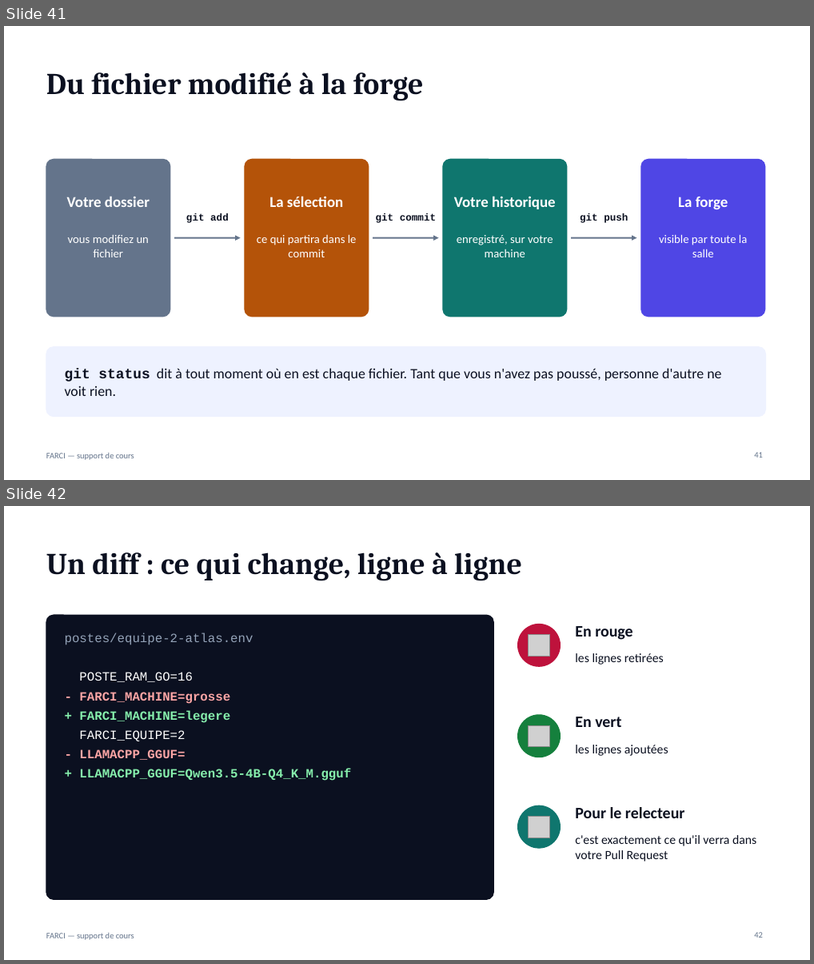
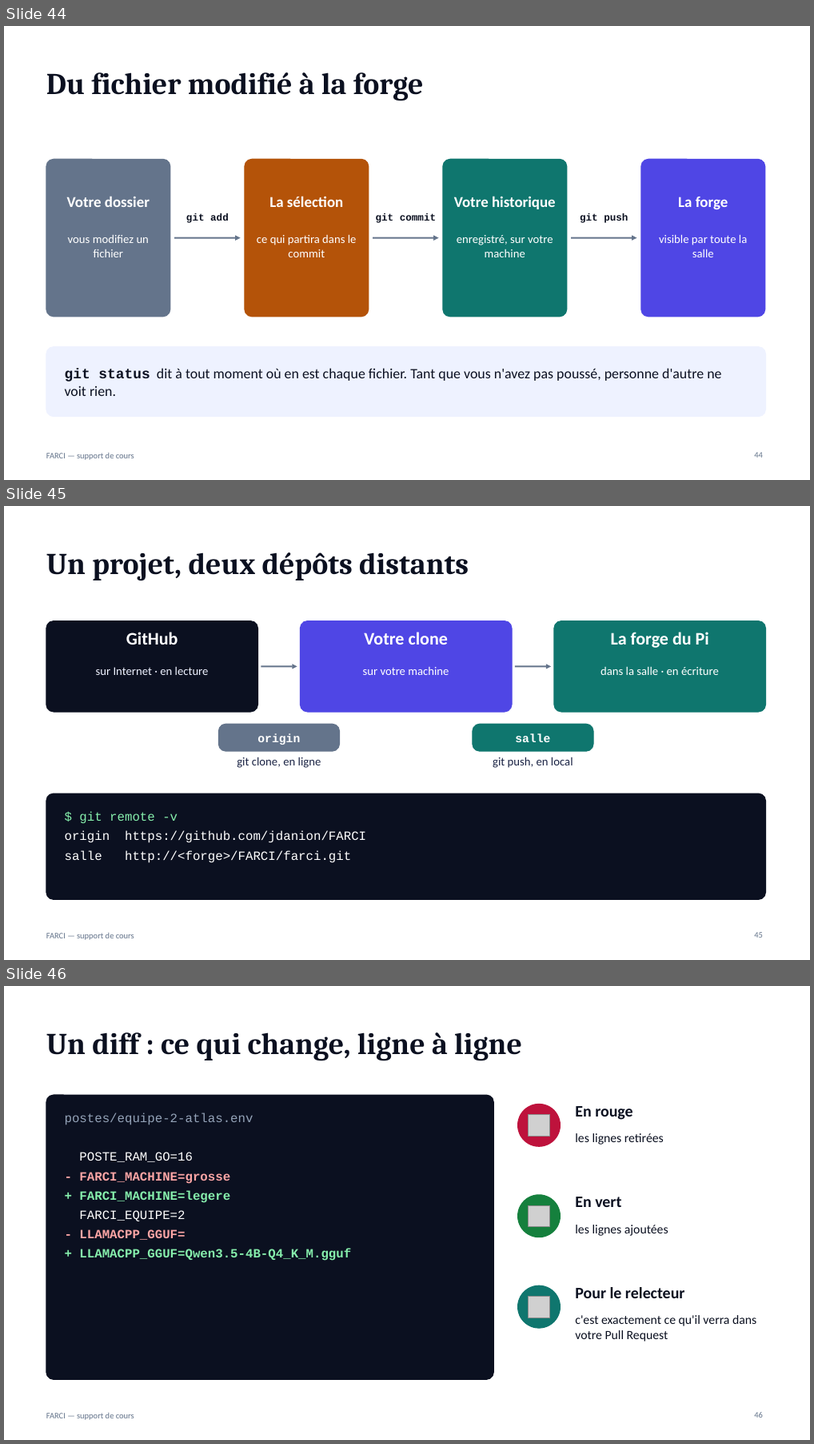
Before and after one commit to jdanion/FARCI, a slide deck: docs/support/FARCI-support-de-cours.pptx. Shown one above the other, each under a label of ours: slides 41 and 42 before the commit, slides 44, 45 and 46 after it. The pictures are 814x964 and 814x1444 pixels, drawn with LibreOffice and Linux fonts; fonts in the diff are those of the drawing; grey boxes stand for pictures. Boxes give left, top, right and bottom in pixels: in the first picture for what was removed or moved away, otherwise in the second. Text is boxed around its words. In the diff, an @@ line names an element or a change of style, - is before the commit and + after.

```diff
--- a/docs/support/FARCI-support-de-cours.pptx
+++ b/docs/support/FARCI-support-de-cours.pptx
@@ slide 45 added at box(4, 506, 810, 960), background #FFFFFF; not listed: 1 template element that a slide beside it also shows @@
@@ title added at box(46, 552, 469, 580), 36 pt, text #0B1020, bold @@
+Un projet, deux dépôts distants
@@ rounded rectangle added at box(46, 621, 258, 712), fill #0B1020, outline #0B1020 1 pt @@
@@ rounded rectangle added at box(301, 621, 512, 712), fill #4F46E5, outline #4F46E5 1 pt @@
@@ rounded rectangle added at box(554, 621, 766, 712), fill #0F766E, outline #0F766E 1 pt @@
@@ text added at box(126, 632, 178, 644), 21 pt, text #FFFFFF, bold @@
+GitHub
@@ text added at box(364, 632, 448, 644), 21 pt, text #FFFFFF, bold @@
+Votre clone
@@ text added at box(611, 632, 710, 648), 21 pt, text #FFFFFF, bold @@
+La forge du Pi
@@ text added at box(96, 667, 209, 675), 14 pt, text #EEF2FF @@
+sur Internet · en lecture
@@ arrow added from (261, 666) to (298, 666), #64748B 2 pt @@
@@ text added at box(363, 667, 449, 675), 14 pt, text #FFFFFF @@
+sur votre machine
@@ arrow added from (515, 666) to (551, 666), #64748B 2 pt @@
@@ text added at box(601, 666, 719, 675), 14 pt, text #FFFFFF @@
+dans la salle · en écriture
@@ rounded rectangle added at box(218, 724, 340, 751), fill #64748B, outline #64748B 1 pt @@
@@ text added at box(258, 733, 300, 744), 14 pt, text #FFFFFF, bold @@
+origin
@@ rounded rectangle added at box(473, 724, 594, 751), fill #0F766E, outline #0F766E 1 pt @@
@@ text added at box(515, 733, 550, 742), 14 pt, text #FFFFFF, bold @@
+salle
@@ text added at box(237, 756, 322, 768), 14 pt, text #1B2445 @@
+git clone, en ligne
@@ text added at box(493, 756, 574, 768), 14 pt, text #1B2445 @@
+git push, en local
@@ rounded rectangle added at box(46, 793, 766, 900), fill #0B1020, outline #0B1020 1 pt @@
@@ text added at box(65, 812, 366, 863), 15 pt, text #FFFFFF @@
+$ git remote -v
+origin https://github.com/jdanion/FARCI
+salle http://<forge>/FARCI/farci.git
@@ page number added at box(754, 932, 763, 937), 10 pt, text #64748B @@
+45
@@ what was slide 41 is now slide 44 @@
@@ page number at box(754, 452, 763, 457): text changed @@
-41
+44
@@ what was slide 42 is now slide 46 @@
@@ page number at box(754, 1412, 763, 1417): text changed @@
-42
+46
```
Also in this commit, not shown: 9 slides changed, 3 other slides added, 30 other files.
